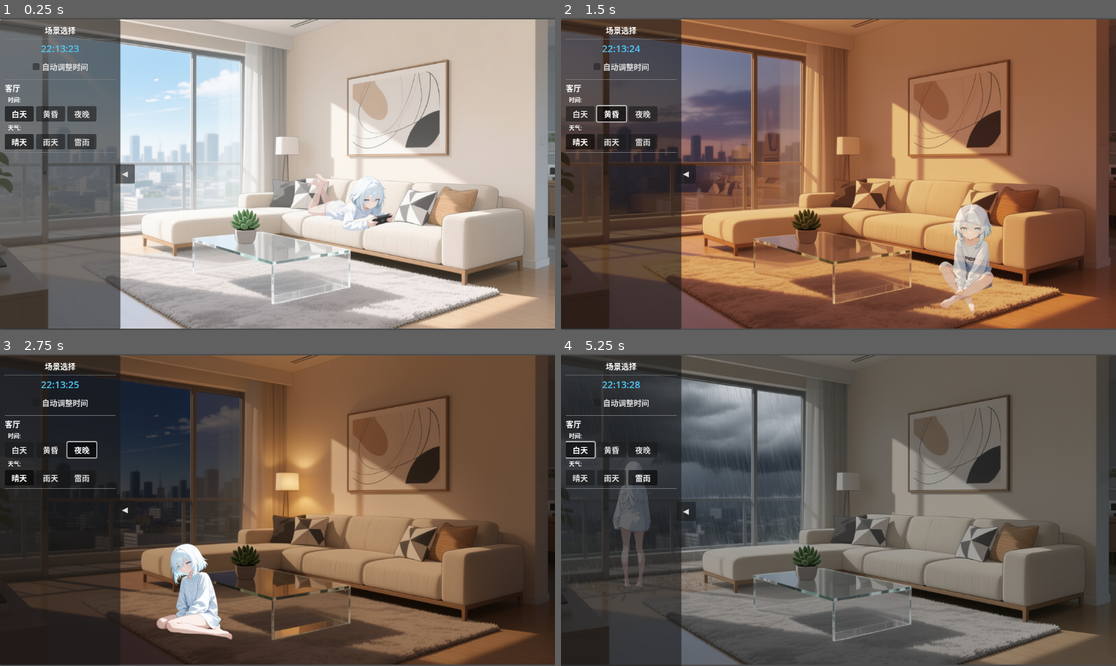
Above: before the commit, frames 1-4 (two rows, left to right).
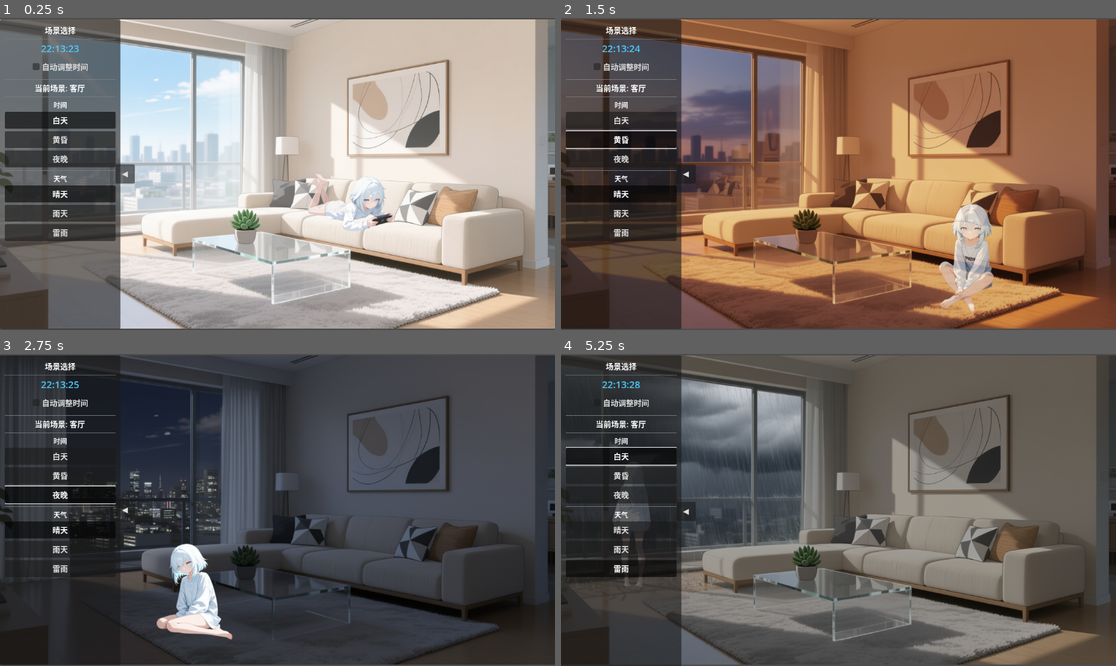
Above: after the commit, the same moments.

Repository: xhc2008/CABM-ED
Game: Godot game, scene res://scripts/main.tscn
The game is run twice, just before and just after one commit, with the same random seed, the same clock (stepped at 60 frames per second) and the same inputs.
Inputs:
- Up to frame 1 (0.25 s): no input
- Up to frame 2 (1.5 s): click "白天" at 0.5 s; click "黄昏" at 1.25 s
- Up to frame 3 (2.75 s): click "夜晚" at 2 s
- Up to frame 4 (5.25 s): click "晴天" at 2.75 s; click "雨天" at 3.5 s; click "雷雨" at 4.25 s; click "白天" at 5 s

The runs differ from the first frame. In frame 1, 6.1% of the frame differs, in the area x 0-21%, y 21-72%; in frame 2, 4.6%; in frame 3, 59%, in the area x 0-100%, y 0-100%; in frame 4, 3.5%.

Commit message:
feat: 场景切换

Diff:
--- a/config/scenes.json
+++ b/config/scenes.json
@@ -12,6 +12,19 @@
         "rainy": "雨天",
         "storm": "雷雨"
       }
+    },
+    "bedroom": {
+      "name": "卧室",
+      "times": {
+        "day": "白天",
+        "dusk": "黄昏",
+        "night": "夜晚"
+      },
+      "weathers": {
+        "sunny": "晴天",
+        "rainy": "雨天",
+        "storm": "雷雨"
+      }
     }
   }
 }
--- a/scripts/main.gd
+++ b/scripts/main.gd
@@ -5,17 +5,23 @@
 @onready var character = $Background/Character
 @onready var chat_dialog = $ChatDialog
 @onready var action_menu = $ActionMenu
+@onready var scene_menu = $SceneMenu
+@onready var right_click_area = $Background/RightClickArea
 @onready var debug_helper = $CharacterDebugHelper
 
 var current_scene: String = ""
 var current_weather: String = ""
 var current_time: String = "day"
+var scenes_config: Dictionary = {}
 
 # 场景区域信息
 var scene_rect: Rect2 = Rect2()
 var scene_scale: Vector2 = Vector2.ONE
 
 func _ready():
+	# 加载场景配置
+	_load_scenes_config()
+
 	# 连接侧边栏信号
 	sidebar.scene_changed.connect(_on_scene_changed)
 
@@ -29,6 +35,12 @@
 	# 连接选项菜单信号
 	action_menu.action_selected.connect(_on_action_selected)
 
+	# 连接场景菜单信号
+	scene_menu.scene_selected.connect(_on_scene_menu_selected)
+
+	# 连接右侧点击区域
+	right_click_area.gui_input.connect(_on_right_area_input)
+
 	# 监听窗口大小变化
 	get_viewport().size_changed.connect(_on_viewport_size_changed)
 
@@ -38,6 +50,23 @@
 	# 初始化UI布局
 	await get_tree().process_frame
 	_update_ui_layout()
+
+func _load_scenes_config():
+	var config_path = "res://config/scenes.json"
+	if FileAccess.file_exists(config_path):
+		var file = FileAccess.open(config_path, FileAccess.READ)
+		var json_string = file.get_as_text()
+		file.close()
+
+		var json = JSON.new()
+		if json.parse(json_string) == OK:
+			var data = json.data
+			scenes_config = data.get("scenes", {})
+			print("场景配置已加载: ", scenes_config.keys())
+		else:
+			print("解析场景配置失败")
+	else:
+		print("场景配置文件不存在")
 
 func _process(_delta):
 	# 持续更新场景区域信息
@@ -146,6 +175,12 @@
 func _on_scene_changed(scene_id: String, weather_id: String, time_id: String):
 	load_scene(scene_id, weather_id, time_id)
 
+func _on_scene_menu_selected(scene_id: String):
+	# 切换到选中的场景，保持当前天气和时间
+	load_scene(scene_id, current_weather, current_time)
+	# 更新侧边栏显示的场景
+	sidebar.set_current_scene(scene_id)
+
 func _on_character_clicked(char_position: Vector2, char_size: Vector2):
 	# 角色被点击，显示选项菜单
 	# 将角色位置转换为场景坐标
@@ -184,3 +219,38 @@
 func _on_chat_ended():
 	# 聊天结束，角色返回场景
 	character.end_chat()
+
+func _on_right_area_input(event: InputEvent):
+	if event is InputEventMouseButton:
+		if event.pressed and event.button_index == MOUSE_BUTTON_LEFT:
+			var click_pos = event.position
+
+			# 检查是否点击在场景右侧区域（右侧1/4）
+			var right_threshold = scene_rect.position.x + scene_rect.size.x * 0.75
+
+			if click_pos.x >= right_threshold and scene_rect.has_point(click_pos):
+				# 点击在右侧区域，显示场景切换菜单
+				_show_scene_menu(click_pos)
+
+func _show_scene_menu(at_position: Vector2):
+	# 设置场景菜单
+	scene_menu.setup_scenes(scenes_config, current_scene)
+
+	# 计算菜单位置（点击位置左侧）
+	await get_tree().process_frame  # 等待菜单大小更新
+
+	var menu_pos = Vector2(
+		at_position.x - scene_menu.size.x - 10,
+		at_position.y
+	)
+
+	# 确保菜单在场景范围内
+	var scene_bottom = scene_rect.position.y + scene_rect.size.y
+
+	menu_pos.x = max(menu_pos.x, scene_rect.position.x + 10)
+	menu_pos.y = max(menu_pos.y, scene_rect.position.y + 10)
+
+	if menu_pos.y + scene_menu.size.y > scene_bottom:
+		menu_pos.y = scene_bottom - scene_menu.size.y - 10
+
+	scene_menu.show_menu(menu_pos)
--- a/scripts/main.tscn
+++ b/scripts/main.tscn
@@ -6,6 +6,7 @@
 [ext_resource type="Script" path="res://scripts/chat_dialog.gd" id="4_chat_dialog"]
 [ext_resource type="Script" path="res://scripts/character_debug.gd" id="5_debug"]
 [ext_resource type="Script" path="res://scripts/action_menu.gd" id="6_action_menu"]
+[ext_resource type="Script" path="res://scripts/scene_menu.gd" id="7_scene_menu"]
 
 [node name="Main" type="Control"]
 layout_mode = 3
@@ -25,6 +26,15 @@
 grow_vertical = 2
 expand_mode = 1
 stretch_mode = 5
+
+[node name="RightClickArea" type="Control" parent="Background"]
+layout_mode = 1
+anchors_preset = 15
+anchor_right = 1.0
+anchor_bottom = 1.0
+grow_horizontal = 2
+grow_vertical = 2
+mouse_filter = 0
 
 [node name="Character" type="TextureButton" parent="Background"]
 layout_mode = 1
@@ -176,6 +186,31 @@
 layout_mode = 2
 text = "💬 聊天"
 
+[node name="SceneMenu" type="Panel" parent="."]
+custom_minimum_size = Vector2(150, 0)
+layout_mode = 0
+offset_right = 150.0
+offset_bottom = 80.0
+script = ExtResource("7_scene_menu")
+
+[node name="MarginContainer" type="MarginContainer" parent="SceneMenu"]
+layout_mode = 1
+anchors_preset = 15
+anchor_right = 1.0
+anchor_bottom = 1.0
+grow_horizontal = 2
+grow_vertical = 2
+theme_override_constants/margin_left = 10
+theme_override_constants/margin_top = 10
+theme_override_constants/margin_right = 10
+theme_override_constants/margin_bottom = 10
+
+[node name="VBoxContainer" type="VBoxContainer" parent="SceneMenu/MarginContainer"]
+layout_mode = 2
+theme_override_constants/separation = 5
+
+
+
 [node name="CharacterDebugHelper" type="Control" parent="."]
 layout_mode = 1
 anchors_preset = 15
--- /dev/null
+++ b/scripts/scene_menu.gd
@@ -0,0 +1,80 @@
+extends Panel
+
+signal scene_selected(scene_id: String)
+
+@onready var vbox: VBoxContainer = $MarginContainer/VBoxContainer
+
+const ANIMATION_DURATION = 0.2
+
+var scene_buttons: Array = []
+
+func _ready():
+	visible = false
+	modulate.a = 0.0
+	scale = Vector2(0.8, 0.8)
+
+func setup_scenes(scenes_config: Dictionary, current_scene: String):
+	# 清除现有按钮
+	for button in scene_buttons:
+		button.queue_free()
+	scene_buttons.clear()
+
+	# 为每个场景（除当前场景外）创建按钮
+	for scene_id in scenes_config.keys():
+		if scene_id == current_scene:
+			continue
+
+		var scene_data = scenes_config[scene_id]
+		var button = Button.new()
+		button.text = "🏠 " + scene_data.get("name", scene_id)
+		button.pressed.connect(_on_scene_button_pressed.bind(scene_id))
+
+		vbox.add_child(button)
+		scene_buttons.append(button)
+
+	# 更新面板大小
+	await get_tree().process_frame
+	custom_minimum_size = vbox.size + Vector2(20, 20)
+
+func show_menu(at_position: Vector2):
+	# 设置菜单位置
+	position = at_position
+
+	visible = true
+	pivot_offset = size / 2.0
+
+	# 展开动画
+	var tween = create_tween()
+	tween.set_parallel(true)
+	tween.tween_property(self, "modulate:a", 1.0, ANIMATION_DURATION)
+	tween.tween_property(self, "scale", Vector2.ONE, ANIMATION_DURATION).set_trans(Tween.TRANS_BACK).set_ease(Tween.EASE_OUT)
+
+func hide_menu():
+	if not visible:
+		return
+
+	pivot_offset = size / 2.0
+
+	# 收起动画
+	var tween = create_tween()
+	tween.set_parallel(true)
+	tween.tween_property(self, "modulate:a", 0.0, ANIMATION_DURATION)
+	tween.tween_property(self, "scale", Vector2(0.8, 0.8), ANIMATION_DURATION).set_trans(Tween.TRANS_BACK).set_ease(Tween.EASE_IN)
+
+	await tween.finished
+	visible = false
+
+func _on_scene_button_pressed(scene_id: String):
+	scene_selected.emit(scene_id)
+	hide_menu()
+
+func _input(event):
+	# 如果菜单可见，且点击了菜单外的区域，则隐藏菜单
+	if visible and event is InputEventMouseButton:
+		if event.pressed and event.button_index == MOUSE_BUTTON_LEFT:
+			# 检查点击位置是否在菜单内
+			var local_pos = get_local_mouse_position()
+			var menu_rect = Rect2(Vector2.ZERO, size)
+			if not menu_rect.has_point(local_pos):
+				hide_menu()
+				get_viewport().set_input_as_handled()
--- a/scripts/sidebar.gd
+++ b/scripts/sidebar.gd
@@ -148,66 +148,86 @@
 	for child in children_to_remove:
 		child.queue_free()
 
-	# 为每个场景创建按钮组
-	for scene_id in scenes:
-		var scene_data = scenes[scene_id]
-
-		# 场景标题
-		var scene_label = Label.new()
-		scene_label.text = scene_data["name"]
-		scene_label.add_theme_font_size_override("font_size", 16)
-		scene_list.add_child(scene_label)
-
-		# 时间按钮组
-		if scene_data.has("times"):
-			var time_label = Label.new()
-			time_label.text = "  时间:"
-			time_label.add_theme_font_size_override("font_size", 12)
-			scene_list.add_child(time_label)
-
-			var time_container = HBoxContainer.new()
-			time_container.add_theme_constant_override("separation", 5)
-			for time_id in scene_data["times"]:
-				var time_name = scene_data["times"][time_id]
-				var button = Button.new()
-				button.text = time_name
-				button.custom_minimum_size = Vector2(60, 30)
-				button.toggle_mode = true
-				button.pressed.connect(_on_time_selected.bind(time_id))
-				time_container.add_child(button)
-
-				# 保存按钮引用
-				time_buttons[time_id] = button
-			scene_list.add_child(time_container)
-
-		# 天气按钮组
-		if scene_data.has("weathers"):
-			var weather_label = Label.new()
-			weather_label.text = "  天气:"
-			weather_label.add_theme_font_size_override("font_size", 12)
-			scene_list.add_child(weather_label)
-
-			var weather_container = HBoxContainer.new()
-			weather_container.add_theme_constant_override("separation", 5)
-			for weather_id in scene_data["weathers"]:
-				var weather_name = scene_data["weathers"][weather_id]
-				var button = Button.new()
-				button.text = weather_name
-				button.custom_minimum_size = Vector2(60, 30)
-				button.toggle_mode = true
-				button.pressed.connect(_on_weather_selected.bind(weather_id))
-				weather_container.add_child(button)
-
-				# 保存按钮引用
-				weather_buttons[weather_id] = button
-			scene_list.add_child(weather_container)
-
-		# 分隔符
-		var separator = HSeparator.new()
-		scene_list.add_child(separator)
+	# 清空按钮引用
+	time_buttons.clear()
+	weather_buttons.clear()
+
+	# 只显示当前场景
+	if not scenes.has(current_scene_id):
+		print("场景 %s 不存在" % current_scene_id)
+		return
+
+	var scene_data = scenes[current_scene_id]
+
+	# 场景标题
+	var scene_label = Label.new()
+	scene_label.text = "当前场景: " + scene_data["name"]
+	scene_label.add_theme_font_size_override("font_size", 16)
+	scene_label.horizontal_alignment = HORIZONTAL_ALIGNMENT_CENTER
+	scene_list.add_child(scene_label)
+
+	# 分隔线
+	var separator1 = HSeparator.new()
+	scene_list.add_child(separator1)
+
+	# 时间按钮组
+	if scene_data.has("times"):
+		var time_label = Label.new()
+		time_label.text = "时间"
+		time_label.add_theme_font_size_override("font_size", 14)
+		time_label.horizontal_alignment = HORIZONTAL_ALIGNMENT_CENTER
+		scene_list.add_child(time_label)
+
+		var time_container = VBoxContainer.new()
+		time_container.add_theme_constant_override("separation", 5)
+		for time_id in scene_data["times"]:
+			var time_name = scene_data["times"][time_id]
+			var button = Button.new()
+			button.text = time_name
+			button.custom_minimum_size = Vector2(0, 35)
+			button.toggle_mode = true
+			button.pressed.connect(_on_time_selected.bind(time_id))
+			time_container.add_child(button)
+
+			# 保存按钮引用
+			time_buttons[time_id] = button
+		scene_list.add_child(time_container)
+
+	# 分隔线
+	var separator2 = HSeparator.new()
+	scene_list.add_child(separator2)
+
+	# 天气按钮组
+	if scene_data.has("weathers"):
+		var weather_label = Label.new()
+		weather_label.text = "天气"
+		weather_label.add_theme_font_size_override("font_size", 14)
+		weather_label.horizontal_alignment = HORIZONTAL_ALIGNMENT_CENTER
+		scene_list.add_child(weather_label)
+
+		var weather_container = VBoxContainer.new()
+		weather_container.add_theme_constant_override("separation", 5)
+		for weather_id in scene_data["weathers"]:
+			var weather_name = scene_data["weathers"][weather_id]
+			var button = Button.new()
+			button.text = weather_name
+			button.custom_minimum_size = Vector2(0, 35)
+			button.toggle_mode = true
+			button.pressed.connect(_on_weather_selected.bind(weather_id))
+			weather_container.add_child(button)
+
+			# 保存按钮引用
+			weather_buttons[weather_id] = button
+		scene_list.add_child(weather_container)
 
 	# 初始化按钮状态
 	_update_button_states()
+
+func set_current_scene(scene_id: String):
+	"""设置当前场景并重建UI"""
+	if current_scene_id != scene_id:
+		current_scene_id = scene_id
+		_build_scene_list()
 
 func _on_time_selected(time_id: String):
 	# 手动选择时间时，禁用自动模式
Binary file added: assets/images/bedroom/rainy/day.png
Binary file added: assets/images/bedroom/rainy/dusk.png
Binary file added: assets/images/bedroom/rainy/night.png
Binary file added: assets/images/bedroom/sunny/day.png
Binary file added: assets/images/bedroom/sunny/dusk.png
Binary file added: assets/images/bedroom/sunny/night.png
Binary file added: assets/images/livingroom/rainy/dusk.png
Binary file changed: assets/images/livingroom/sunny/night.png
